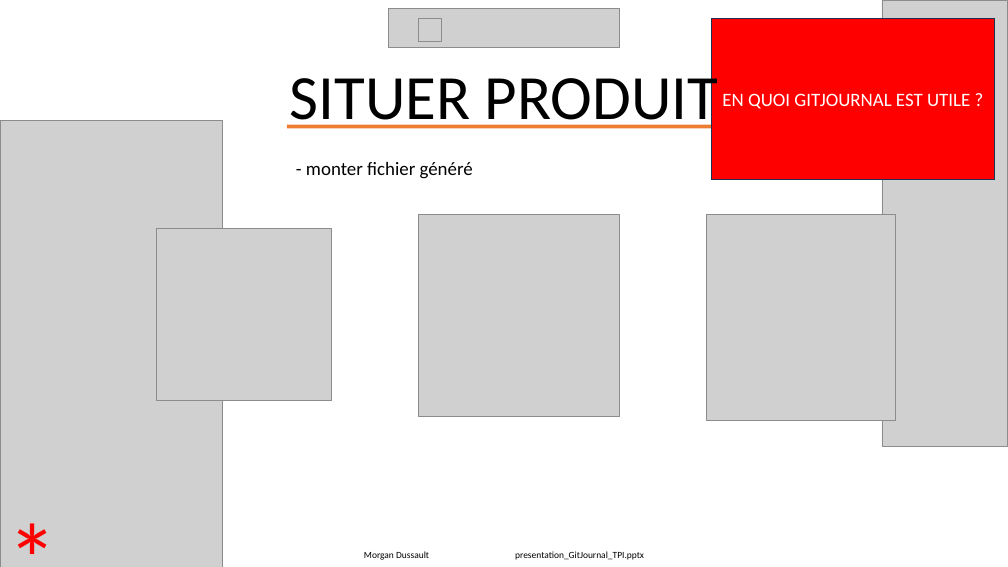
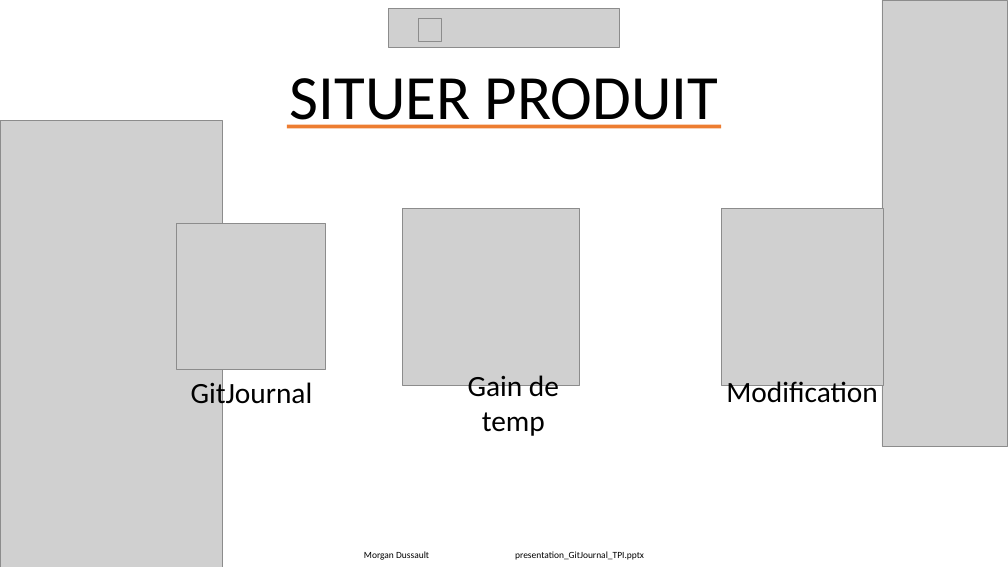
Before and after one commit to Morgan-DD/GitJournal, a slide deck: slide 7 of presentation/presentation_GitJournal_TPI.pptx. Drawn at 1008x567 pixels with LibreOffice and Linux fonts; fonts in the diff are those of the drawing; grey boxes stand for pictures. Boxes give left, top, right and bottom in pixels: in the first picture for what was removed or moved away, otherwise in the second. Text is boxed around its words. In the diff, an @@ line names an element or a change of style, - is before the commit and + after.

Commit message:
doc(présentation)

```diff
--- a/presentation/presentation_GitJournal_TPI.pptx
+++ b/presentation/presentation_GitJournal_TPI.pptx
@@ rectangle removed at box(712, 18, 994, 179) @@
-EN QUOI GITJOURNAL EST UTILE ?
@@ text removed at box(306, 162, 473, 179) @@
-- monter fichier généré
@@ picture: place and size @@
-picture at box(418, 215, 620, 417)
+picture at box(403, 208, 580, 385)
@@ picture: place and size @@
-picture at box(707, 215, 895, 420)
+picture at box(721, 208, 883, 385)
@@ picture: place and size @@
-picture at box(157, 228, 332, 400)
+picture at box(177, 224, 326, 370)
@@ text added at box(191, 379, 313, 411), 28 pt, text #000000 @@
+GitJournal
@@ text added at box(468, 375, 559, 436), 28 pt, text #000000 @@
+Gain de temp
@@ text added at box(726, 378, 877, 403), 28 pt, text #000000 @@
+Modification
@@ text removed at box(0, 491, 67, 567) @@
-*
```
Also in this commit, not shown: 7 other slides changed, 6 slides added, 2 other files.
